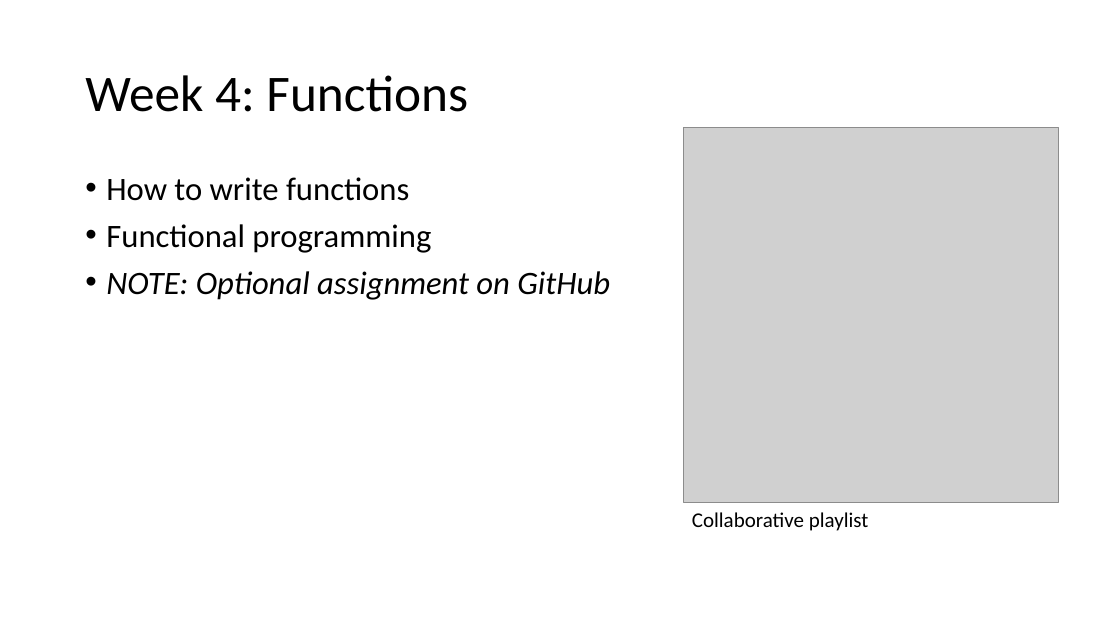
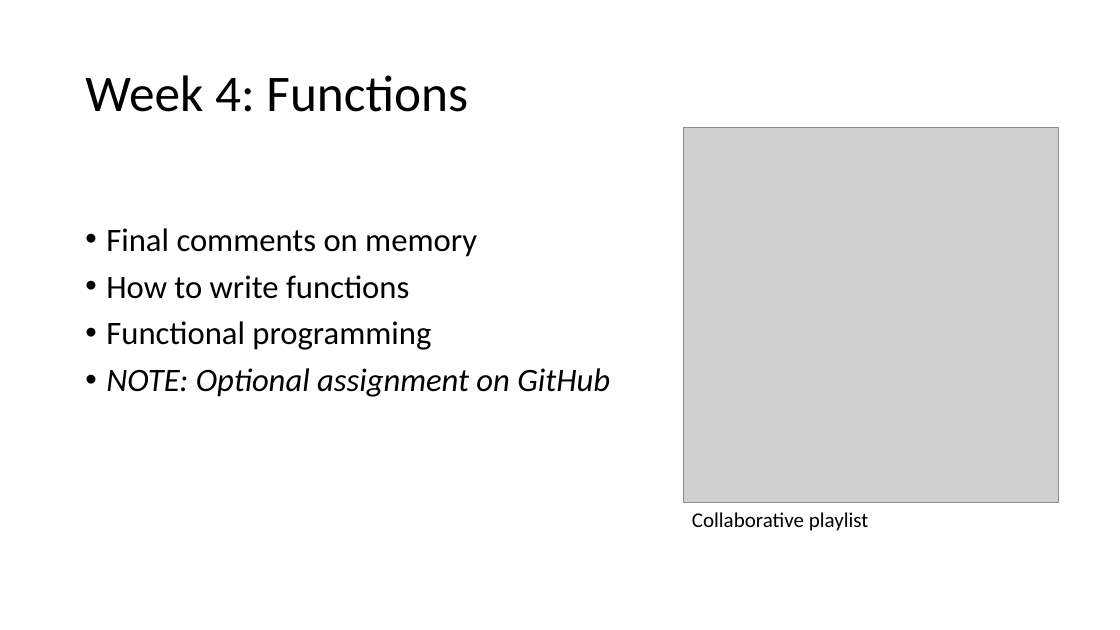
Before and after one commit to abbylewis/Advanced_R, a slide deck: slide 1 of slides/04_Functions.pptx. Drawn at 1120x630 pixels with LibreOffice and Linux fonts; fonts in the diff are those of the drawing; grey boxes stand for pictures. Boxes give left, top, right and bottom in pixels: in the first picture for what was removed or moved away, otherwise in the second. Text is boxed around its words. In the diff, an @@ line names an element or a change of style, - is before the commit and + after.

```diff
--- a/slides/04_Functions.pptx
+++ b/slides/04_Functions.pptx
@@ text at box(106, 228, 477, 257): paragraph added @@
+• Final comments on memory
```
Also in this commit, not shown: 2 slides added, 3 slides removed, 2 other files.
